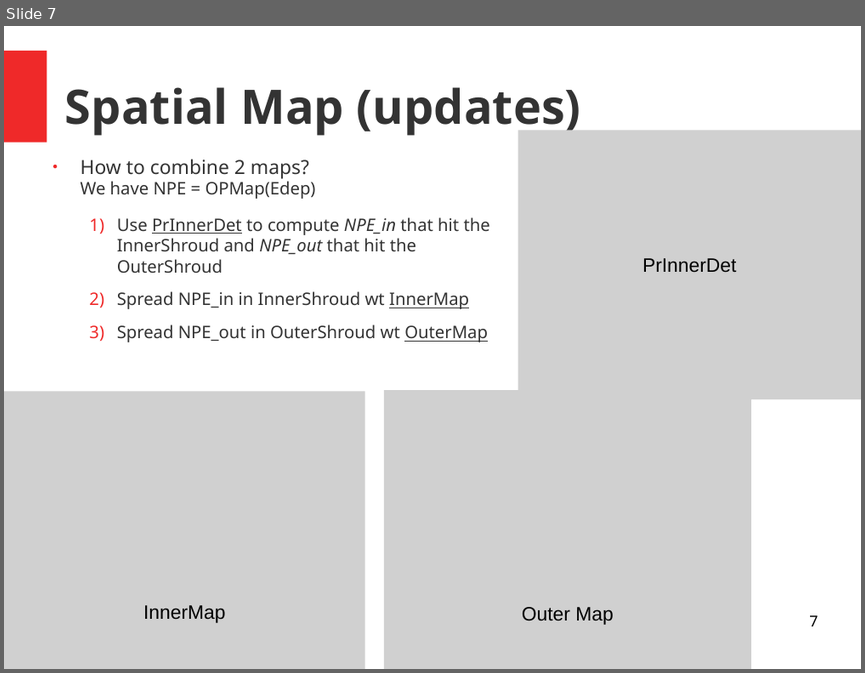
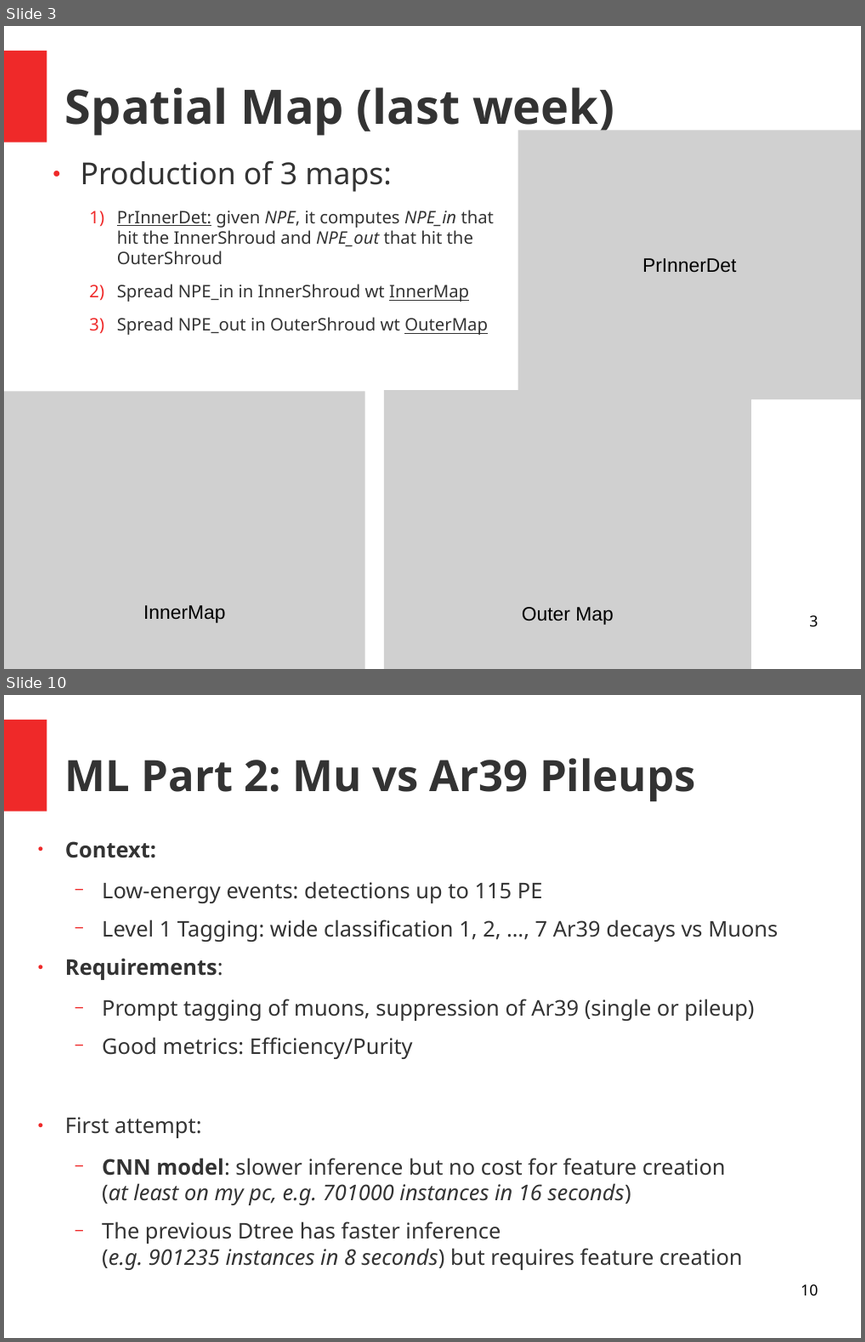
Before and after one commit to luigiberducci/ML4NP, a slide deck: Docs/meeting_ml4np_14lug2020.odp. Shown one above the other, each under a label of ours: slide 7 before the commit, slides 3 and 10 after it; the slides between them are not shown. The pictures are 865x673 and 865x1342 pixels, drawn with LibreOffice and Linux fonts; fonts in the diff are those of the drawing; grey boxes stand for pictures. Boxes give left, top, right and bottom in pixels: in the first picture for what was removed or moved away, otherwise in the second. Text is boxed around its words. In the diff, an @@ line names an element or a change of style, - is before the commit and + after.

```diff
--- a/Docs/meeting_ml4np_14lug2020.odp
+++ b/Docs/meeting_ml4np_14lug2020.odp
@@ slide 10 added at (4,695,861,1338), background #FFFFFF; not listed: 1 template element that a slide beside it also shows @@
@@ title added at (65,758,696,801), 40 pt, text #333333, bold @@
+ML Part 2: Mu vs Ar39 Pileups
@@ text added at (65,841,778,1270), 20 pt, text #333333 @@
+● Context:
+  − Low-energy events: detections up to 115 PE
+  − Level 1 Tagging: wide classification 1, 2, …, 7 Ar39 decays vs Muons
+● Requirements:
+  − Prompt tagging of muons, suppression of Ar39 (single or pileup)
+  − Good metrics: Efficiency/Purity
+● First attempt:
+  − CNN model: slower inference but no cost for feature creation
+    (at least on my pc, e.g. 701000 instances in 16 seconds)
+  − The previous Dtree has faster inference
+    (e.g. 901235 instances in 8 seconds) but requires feature creation
@@ page number added at (800,1284,817,1295), 14 pt, text #000000 @@
+10
@@ what was slide 7 is now slide 3 @@
@@ slide 3 changed as well @@
@@ title at (65,87,614,136): text changed @@
-Spatial Map (updates)
+Spatial Map (last week)
@@ text at (80,161,494,264): text changed @@
-● How to combine 2 maps?
-  We have NPE = OPMap(Edep)
-  1) Use PrInnerDet to compute NPE_in that hit the InnerShroud and NPE_out that hit the OuterShroud
+● Production of 3 maps:
+  1) PrInnerDet: given NPE, it computes NPE_in that hit the InnerShroud and NPE_out that hit the OuterShroud
@@ page number at (809,615,817,627): text changed @@
-7
+3
```
Also in this commit, not shown: 2 other slides changed, 6 other slides added, 14 slides removed.
